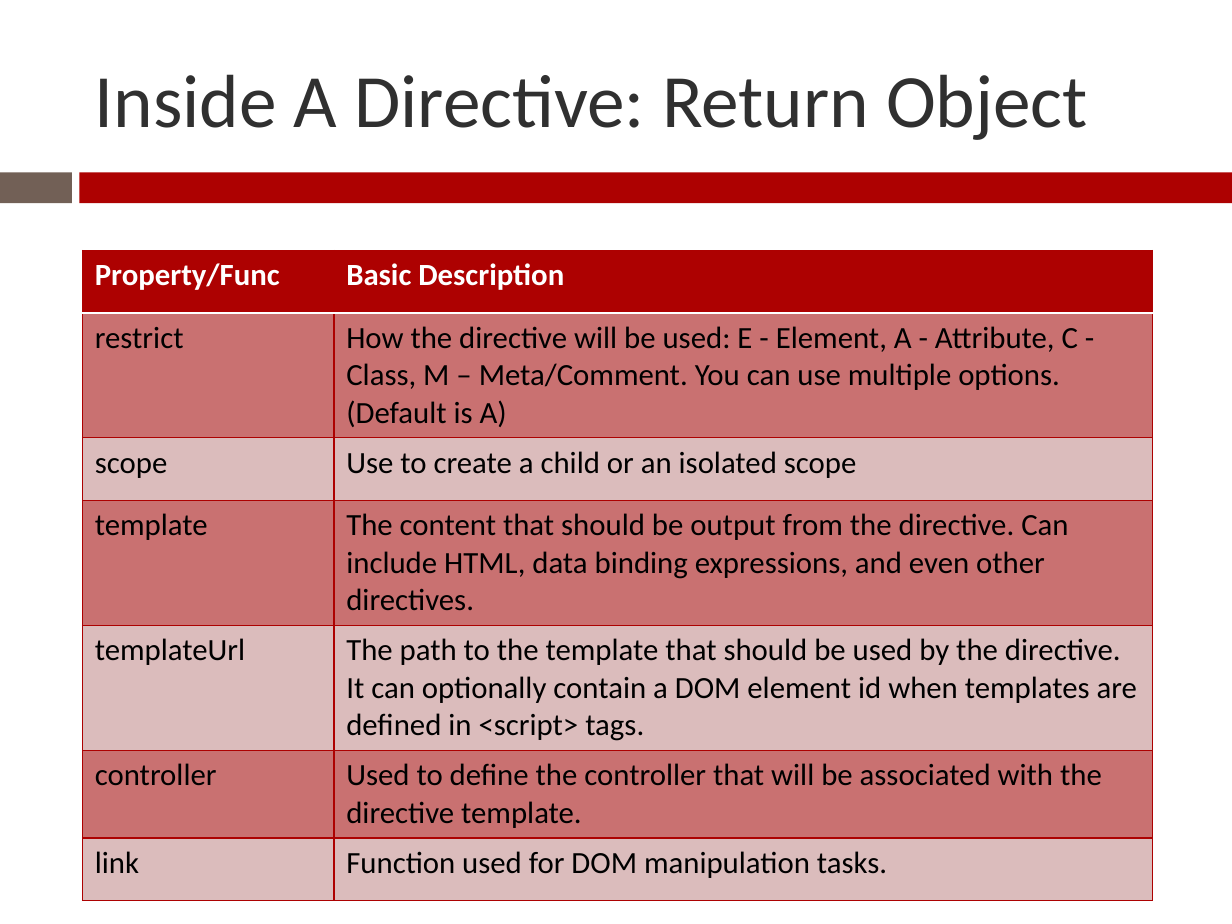
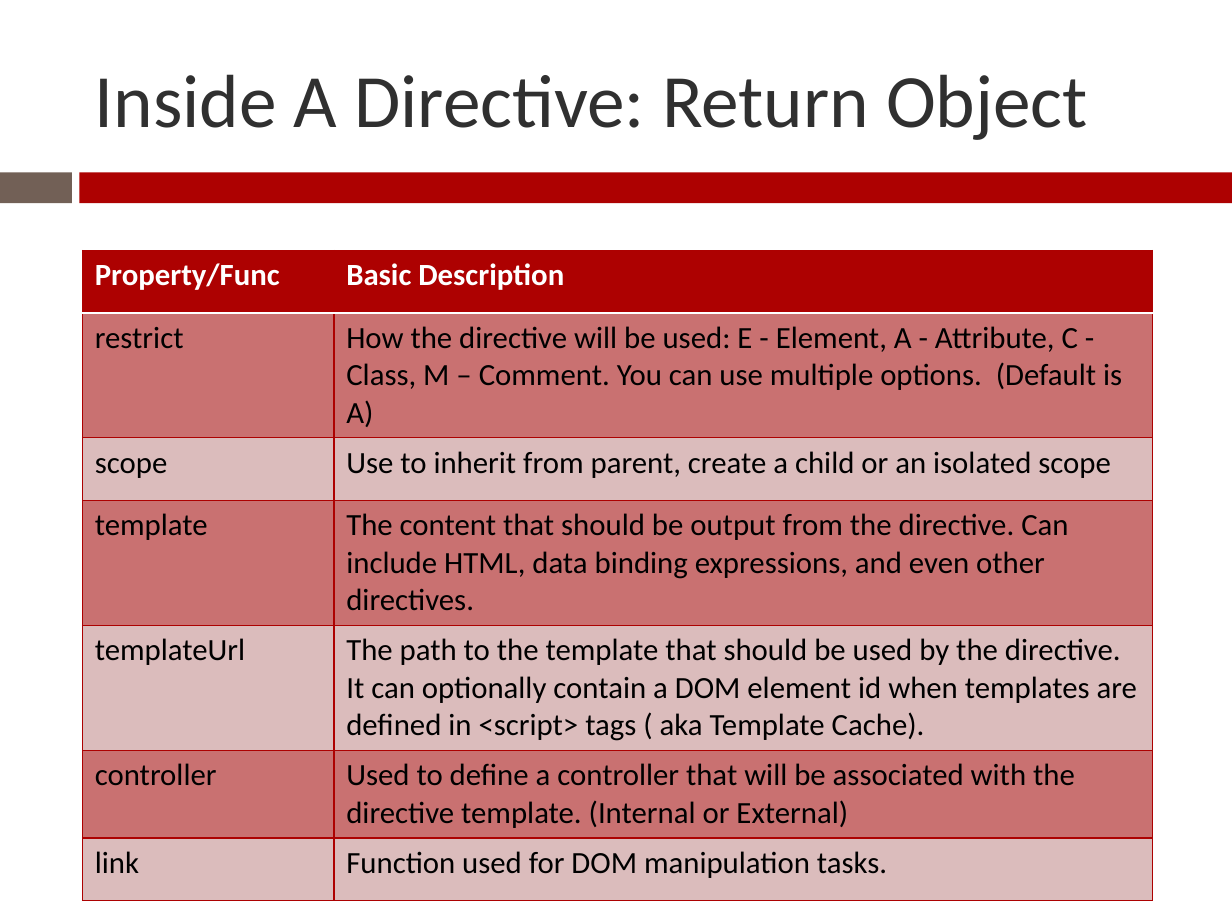
Before and after one commit to Zenitram-Oriaj/AngularJS_Directives, a slide deck: slide 9 of presentation/ajs_dir_presentation.pptx. Drawn at 1232x924 pixels with LibreOffice and Linux fonts; fonts in the diff are those of the drawing. Boxes give left, top, right and bottom in pixels: in the first picture for what was removed or moved away, otherwise in the second. Text is boxed around its words. In the diff, an @@ line names an element or a change of style, - is before the commit and + after.

```diff
--- a/presentation/ajs_dir_presentation.pptx
+++ b/presentation/ajs_dir_presentation.pptx
@@ table at bbox=[83, 250, 1152, 882] @@
-row 2, column 2: How the directive will be used: E - Element, A - Attribute, C - Class, M – Meta/Comment. You can use multiple options. (Default is A)
+row 2, column 2: How the directive will be used: E - Element, A - Attribute, C - Class, M – Comment. You can use multiple options. (Default is A)
-row 3, column 2: Use to create a child or an isolated scope
+row 3, column 2: Use to inherit from parent, create a child or an isolated scope
-row 5, column 2: The path to the template that should be used by the directive. It can optionally contain a DOM element id when templates are defined in <script> tags.
+row 5, column 2: The path to the template that should be used by the directive. It can optionally contain a DOM element id when templates are defined in <script> tags ( aka Template Cache).
-row 6, column 2: Used to define the controller that will be associated with the directive template.
+row 6, column 2: Used to define a controller that will be associated with the directive template. (Internal or External)
```
Also in this commit, not shown: 3 other slides changed, 1 slide added, 1 slide removed, 25 other files.
